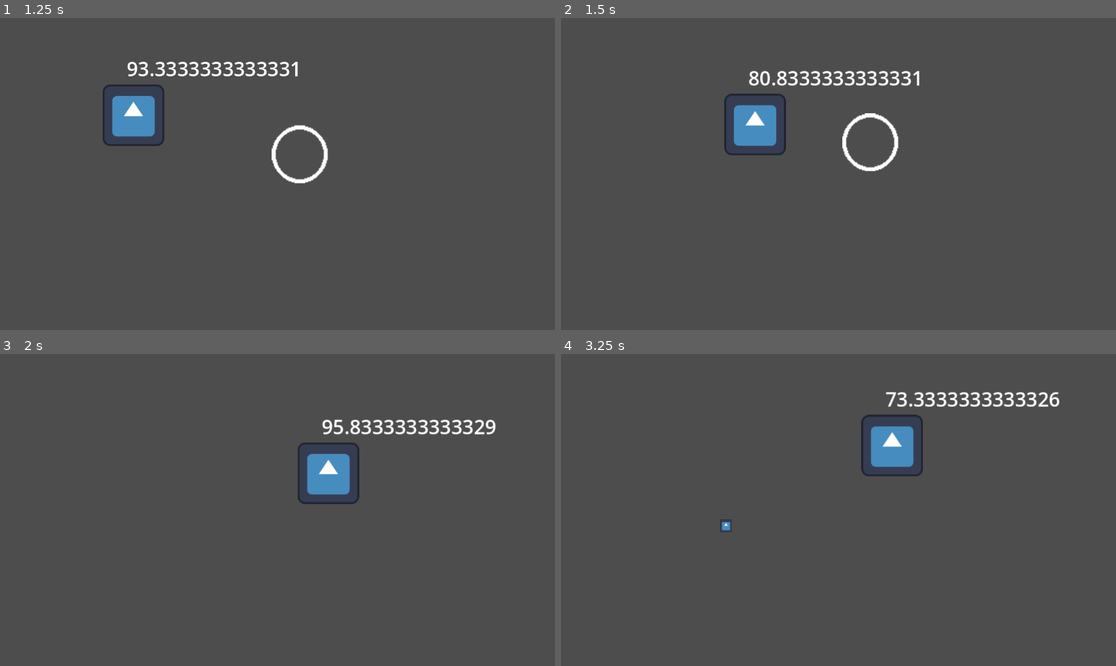
Above: before the commit, frames 1-4 (two rows, left to right).
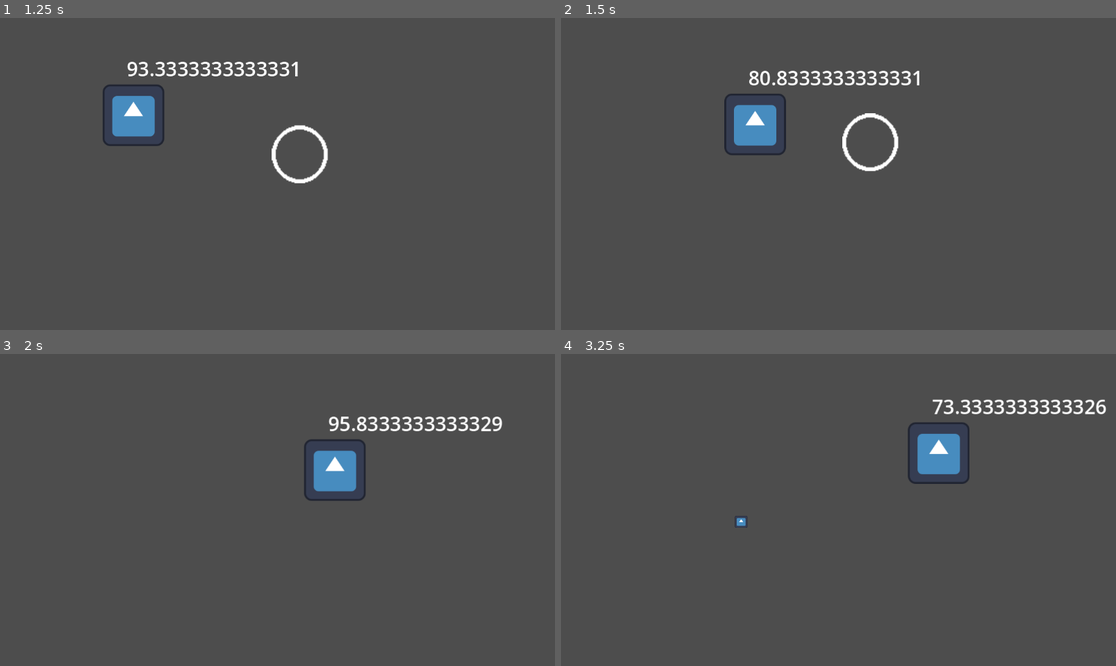
Above: after the commit, the same moments.

Repository: Ninesliced/globalgamejam2025
Game: Godot game, scene res://scenes/main.tscn
Same seed, same stepped clock (60 frames per second), same inputs: the game is played once before the commit and once after it. The engine's default icon, where the game draws it, is replaced by a stand-in: a white triangle on a blue panel in a dark square.
Inputs (mouse positions are in pixels of both pictures, inside the frame that each line leads up to):
- Up to frame 1 (1.25 s): click "PLAY" at 0.5 s
- Up to frame 2 (1.5 s): tap Enter (ui_accept) at 1.25 s; move the mouse to (960, 158) at 1.27 s; hold D (right) from 1.28 s (still down); right-click (960, 158) at 1.35 s
- Up to frame 3 (2 s): keep holding D (right); tap Enter (ui_accept) at 1.52 s
- Up to frame 4 (3.25 s): move the mouse to (727, 525) at 2.02 s; click (727, 525) at 2.1 s; tap Enter (ui_accept) at 2.27 s; move the mouse to (894, 441) at 2.77 s; release D (right) at 2.78 s; hold A (left) from 2.78 s (still down); right-click (894, 441) at 2.85 s

Frame 1 is identical in both runs. In frame 2, 0.2% of the frame differs, in the area x 33-65%, y 16-35%; in frame 3, 2.2%; in frame 4, 3.8%, in the area x 28-99%, y 12-58%.

Commit message:
CHANGED player speed

Diff:
--- a/scenes/actors/player/player.tscn
+++ b/scenes/actors/player/player.tscn
@@ -26,7 +26,7 @@
 
 [node name="Player" type="CharacterBody2D"]
 script = ExtResource("1_brhlp")
-speed = 350.0
+speed = 450.0
 friction = 1500.0
 
 [node name="CollisionShape2D" type="CollisionShape2D" parent="."]
